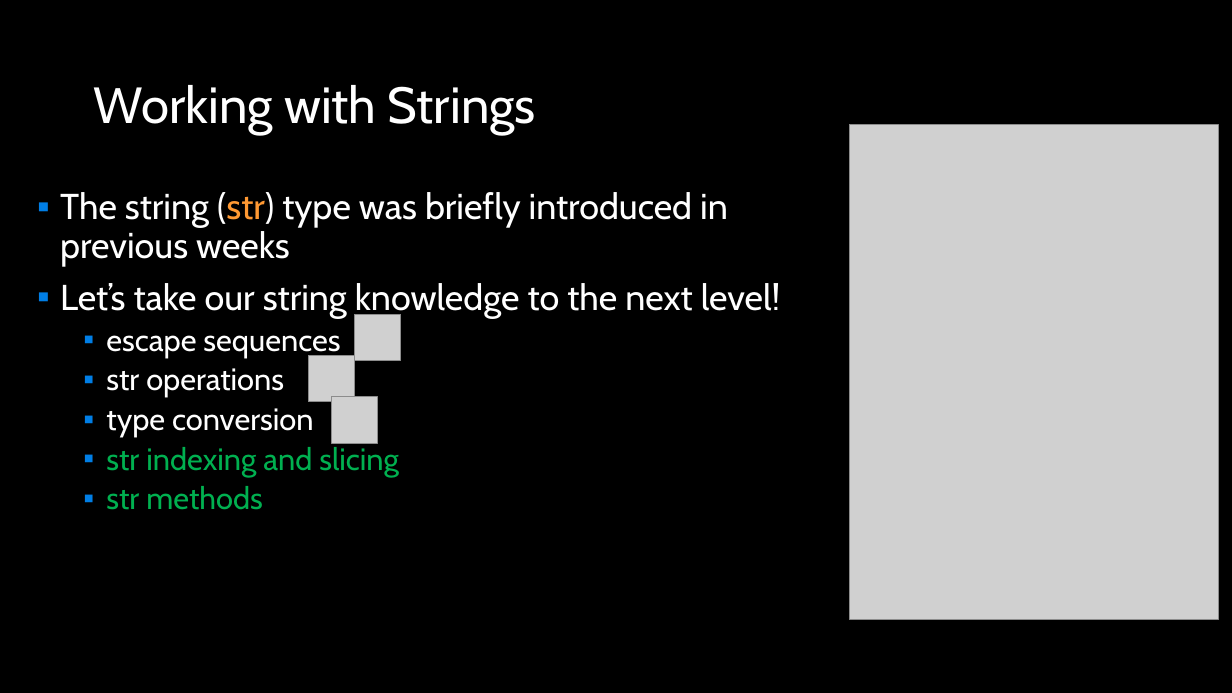
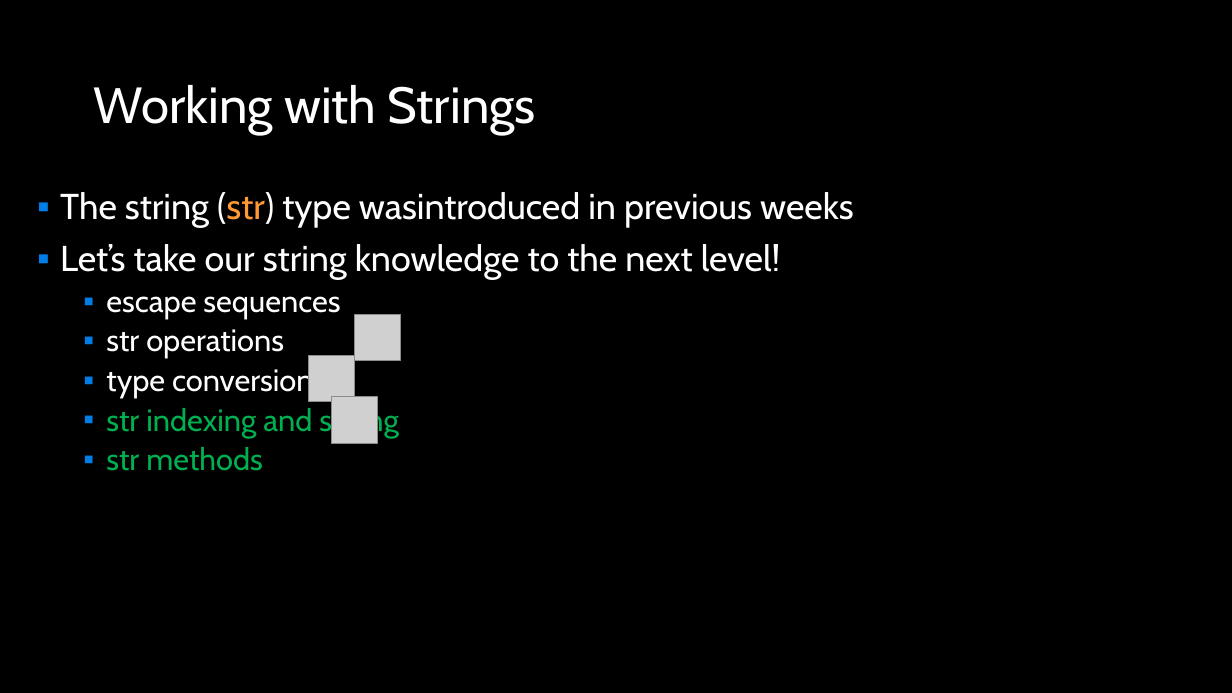
Before and after one commit to APS106/APS106-winter-2026-goodfellow-sutton, a slide deck: slide 3 of lectures/week5/lecture1/slides/week5_lecture1.pptx. Drawn at 1232x693 pixels with LibreOffice and Linux fonts; fonts in the diff are those of the drawing; grey boxes stand for pictures; background and template pictures are left out. Boxes give left, top, right and bottom in pixels: in the first picture for what was removed or moved away, otherwise in the second. Text is boxed around its words. In the diff, an @@ line names an element or a change of style, - is before the commit and + after.

```diff
--- a/lectures/week5/lecture1/slides/week5_lecture1.pptx
+++ b/lectures/week5/lecture1/slides/week5_lecture1.pptx
@@ picture removed at (x1=849, y1=125, x2=1218, y2=619) @@
@@ text at (x1=60, y1=192, x2=854, y2=228): text changed @@
-▪ The string (str) type was briefly introduced in previous weeks
+▪ The string (str) type wasintroduced in previous weeks
```
Also in this commit, not shown: 6 other slides changed, 2 slides removed, 1 other file.
